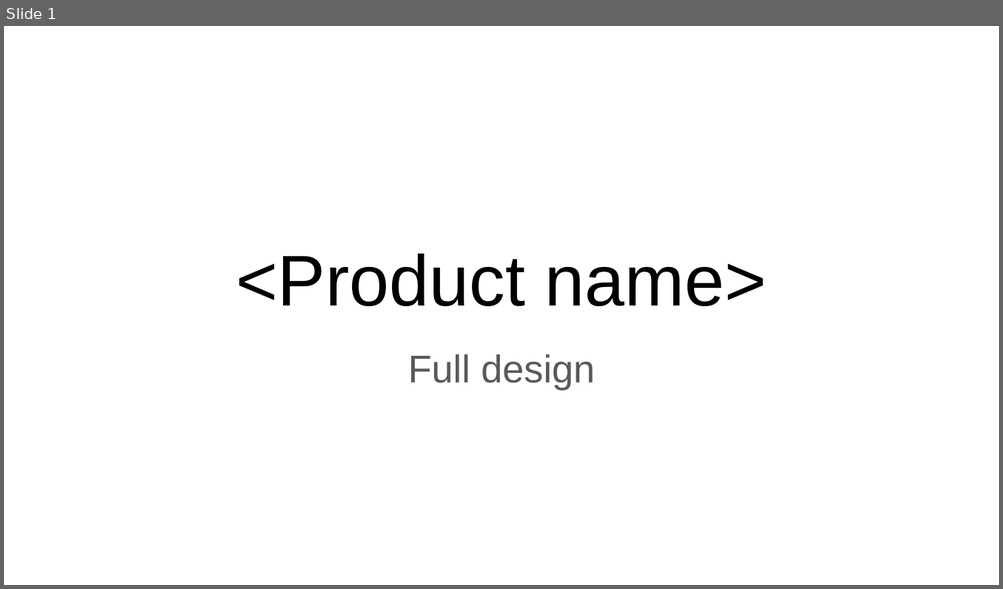
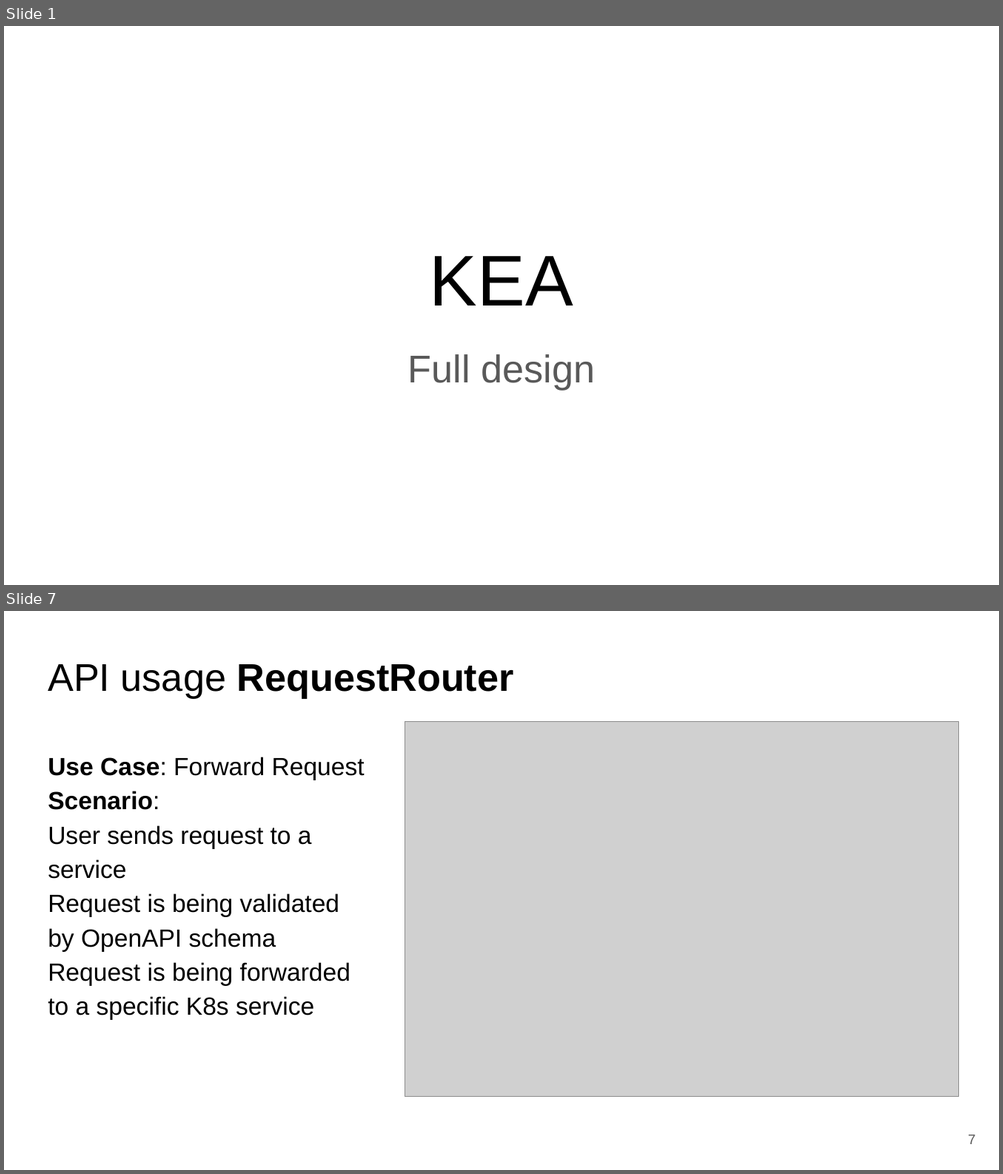
Before and after one commit to fanglores/Advanced-Software-Design, a slide deck: PracticeTasks/Module2/FinalTask_2/FinalTask_2.pptx. Shown one above the other, each under a label of ours: slide 1 before the commit, slides 1 and 7 after it; the slides between them are not shown. The pictures are 1003x589 and 1003x1174 pixels, drawn with LibreOffice and Linux fonts; fonts in the diff are those of the drawing; grey boxes stand for pictures. Boxes give left, top, right and bottom in pixels: in the first picture for what was removed or moved away, otherwise in the second. Text is boxed around its words. In the diff, an @@ line names an element or a change of style, - is before the commit and + after.

```diff
--- a/PracticeTasks/Module2/FinalTask_2/FinalTask_2.pptx
+++ b/PracticeTasks/Module2/FinalTask_2/FinalTask_2.pptx
@@ slide 7 added at [4,611,999,1170], background #FFFFFF @@
@@ title added at [48,664,514,698], 28 pt, text #000000, bold @@
+API usage RequestRouter
@@ picture added at [405,721,959,1096] @@
@@ text added at [48,757,364,1019], 18 pt, text #000000 @@
+Use Case: Forward Request
+Scenario:
+User sends request to a service
+Request is being validated by OpenAPI schema
+Request is being forwarded to a specific K8s service
@@ page number added at [967,1135,975,1145], 10 pt, text #595959 @@
+7
@@ slide 1 changed as well @@
@@ title at [430,256,573,306]: text changed @@
-<Product name>
+KEA
```
Also in this commit, not shown: 2 other slides changed, 13 other slides added, 13 slides removed, 2 other files.
